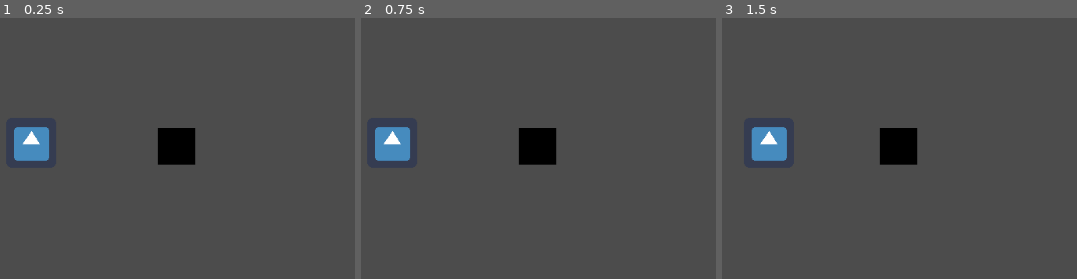
Above: before the commit, frames 1-3 (left to right).
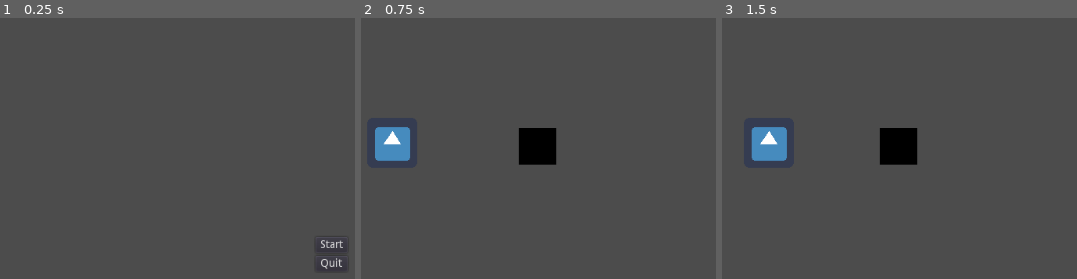
Above: after the commit, the same moments.

Repository: alexfaus08/Animals-Revenge
Game: Godot game, scene res://TitleScreen.tscn
Same seed, same stepped clock (60 frames per second), same inputs: the game is played once before the commit and once after it. Before the commit the project starts from res://World.tscn. The engine's default icon, where the game draws it, is replaced by a stand-in: a white triangle on a blue panel in a dark square.
Inputs (mouse positions are in pixels of both pictures, inside the frame that each line leads up to):
- Up to frame 1 (0.25 s): no input
- Up to frame 2 (0.75 s): click (691, 245) at 0.5 s, where only the run after the commit has a clickable "Start"
- Up to frame 3 (1.5 s): tap Enter at 1.25 s; hold Right (ui_right) from 1.28 s (still down)

The runs differ from the first frame. In frame 1, 3.0% of the frame differs, in the area x 3-98%, y 41-97%; in frame 2, nothing differs; in frame 3, nothing differs.

Commit message:
Combined Title Screen and Current Game

Diff:
--- /dev/null
+++ b/TitleScreen2.tscn
@@ -0,0 +1,7 @@
+[gd_scene load_steps=2 format=2]
+
+[ext_resource path="res://TitleScreen.tscn" type="PackedScene" id=1]
+
+[node name="TitleScreen" type="Node2D" index="0"]
+
+[node name="TitleScreen" parent="." index="0" instance=ExtResource( 1 )]
--- a/project.godot
+++ b/project.godot
@@ -11,7 +11,7 @@
 [application]
 
 config/name="Animals Revenge"
-run/main_scene="res://World.tscn"
+run/main_scene="res://TitleScreen.tscn"
 config/icon="res://icon.png"
 
 [importer_defaults]
Not shown: 3 places in World.tscn that only renumber resources
